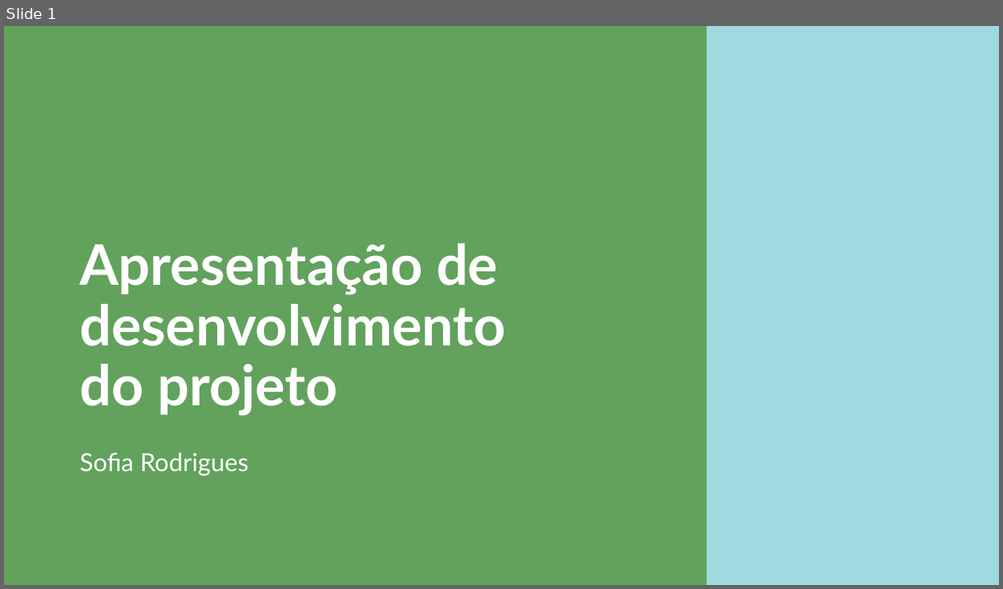
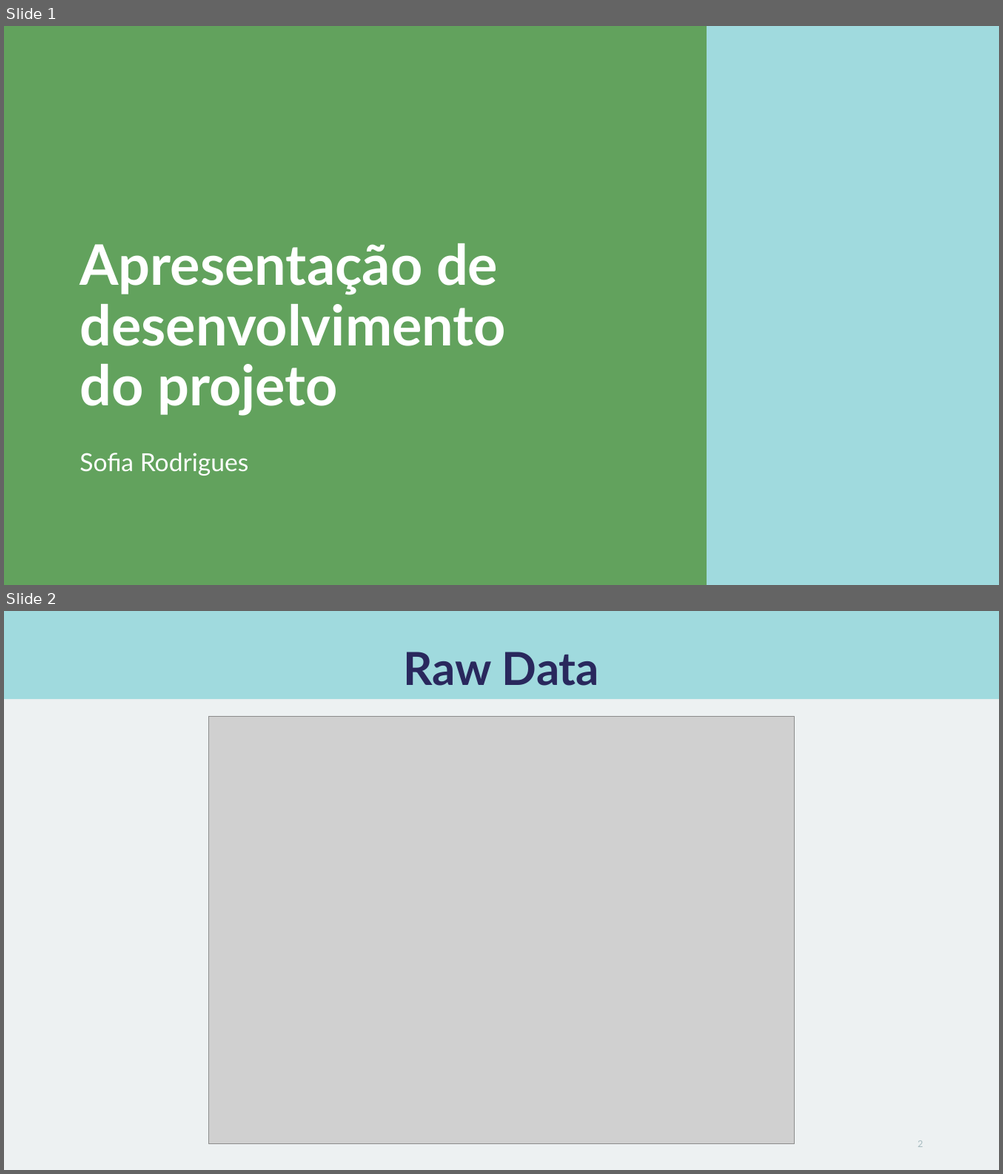
Before and after one commit to Sofs27/Thesis, a slide deck: Deliverables/PPT_Projeto.pptx. Shown one above the other, each under a label of ours: slide 1 before the commit, slides 1 and 2 after it. The pictures are 1003x589 and 1003x1174 pixels, drawn with LibreOffice and Linux fonts; fonts in the diff are those of the drawing; grey boxes stand for pictures. Boxes give left, top, right and bottom in pixels: in the first picture for what was removed or moved away, otherwise in the second. Text is boxed around its words. In the diff, an @@ line names an element or a change of style, - is before the commit and + after.

```diff
--- a/Deliverables/PPT_Projeto.pptx
+++ b/Deliverables/PPT_Projeto.pptx
@@ slide 2 added at (x1=4, y1=611, x2=999, y2=1170), background #EDF1F2 @@
@@ rectangle added at (x1=4, y1=611, x2=999, y2=699), fill #A0DADE @@
@@ title added at (x1=404, y1=652, x2=599, y2=686), 44 pt, text #29285D, bold @@
+Raw Data
@@ picture added at (x1=209, y1=716, x2=794, y2=1145) @@
@@ page number added at (x1=917, y1=1141, x2=922, y2=1147), 9 pt, text #A7BBC0 @@
+2
```
Also in this commit, not shown: 22 slides changed, 5 other slides added, 9 other files.
